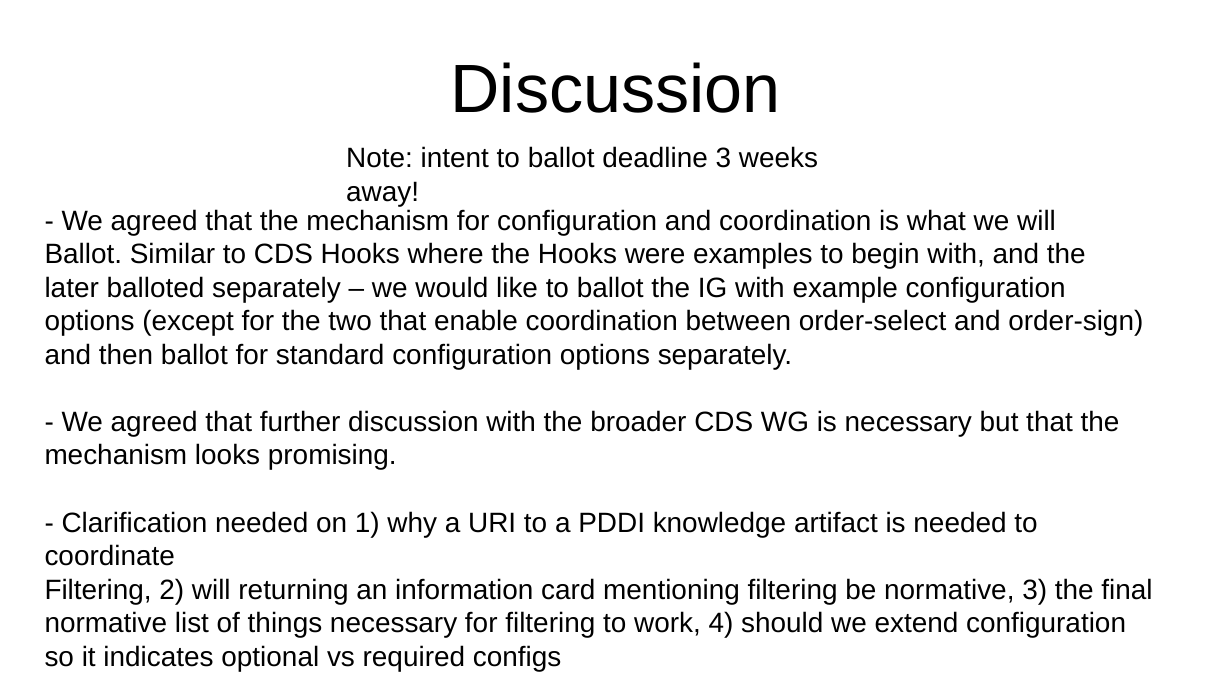
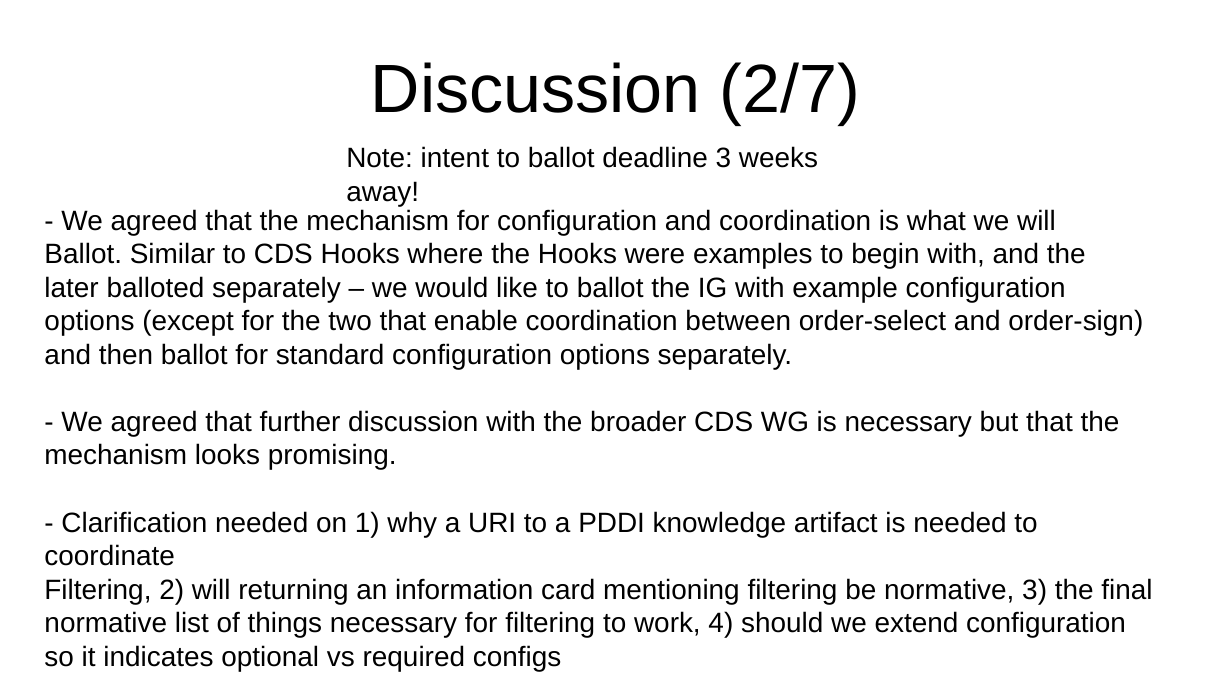
Before and after one commit to HL7/PDDI-CDS, a slide deck: slide 13 of Documents/Presentations/Feb-2020-update-to-DDI-CDS-wg.pptx. Drawn at 1232x693 pixels with LibreOffice and Linux fonts; fonts in the diff are those of the drawing. Boxes give left, top, right and bottom in pixels: in the first picture for what was removed or moved away, otherwise in the second. Text is boxed around its words. In the diff, an @@ line names an element or a change of style, - is before the commit and + after.

```diff
--- a/Documents/Presentations/Feb-2020-update-to-DDI-CDS-wg.pptx
+++ b/Documents/Presentations/Feb-2020-update-to-DDI-CDS-wg.pptx
@@ text at <box>371,62,860,125</box>: text changed @@
-Discussion
+Discussion (2/7)
```
Also in this commit, not shown: 1 slide added.
